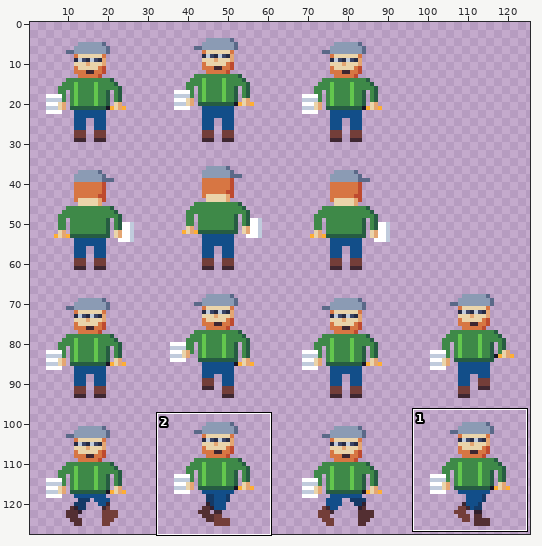
Pixel-art file, stored at assets/textures/characters/pubivisailija_32.aseprite. Above: a wide view before the commit, with the close-up outlined.
Close-up. As it was:
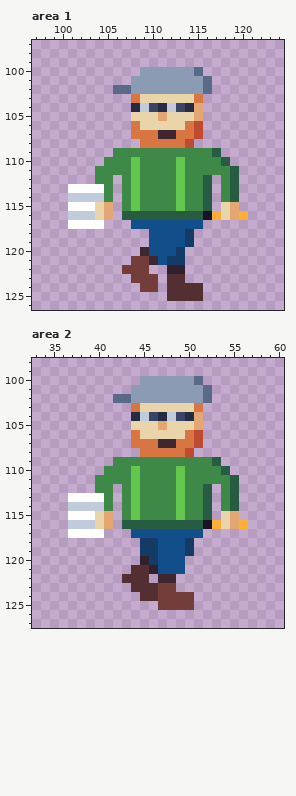
128x128 pixels, 1 frame. Shown: area 1: x 97..124, y 97..126; area 2: x 33..60, y 98..127. The wide view leaves out empty margins.
New version:
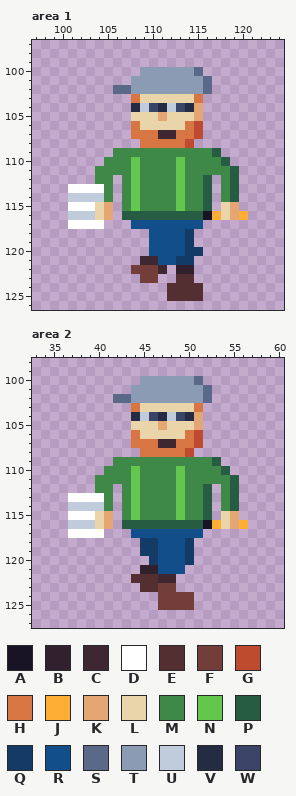
Palette (. is transparent): A #181425  B #31202d  C #3e2731  D #ffffff  E #532f32  F #733e39  G #be4a2f  H #d77643  J #feae34  K #e4a672  L #ead4aa  M #3e8948  N #63c74d  P #265c42  Q #143a66  R #124e89  S #5a6988  T #8b9bb4  U #c0cbdc  V #262b44  W #3a4466
Edits made:
Area 1:
The author put colour B in row 122 at x 114.
The author put colour C in row 122 at x 111.
Colour F becomes colour C in row 121 at x 109.
The author put colour E in row 123 at x 114.
The author put colour F in row 122 at x 110.
The author put colour Q in row 120 at x 114 to 115; in row 121 at x 114.
Colour Q becomes colour R in row 120 at x 113; in row 121 at x 112.
The author cleared colour B in row 122 at x 112.
The author cleared colour C in row 120 at x 109.
The author cleared colour E in row 123 at x 112.
The author cleared colour F in row 121 at x 108; in row 122 at x 107; in row 123 at x 108; in row 124 at x 109 to 110.
Area 2:
Colour E becomes colour B in row 121 at x 45.
The author put colour E in row 122 at x 46.
The author put colour Q in row 120 at x 50.
The author cleared colour B in row 120 at x 45.
The author cleared colour E in row 121 at x 44; in row 122 at x 43; in row 123 at x 44; in row 124 at x 45 to 46.
Pixel boxes of the changes (left, top, right, bottom) in both close-ups:
changed: (122, 247, 203, 292)
changed: (122, 556, 194, 601)
